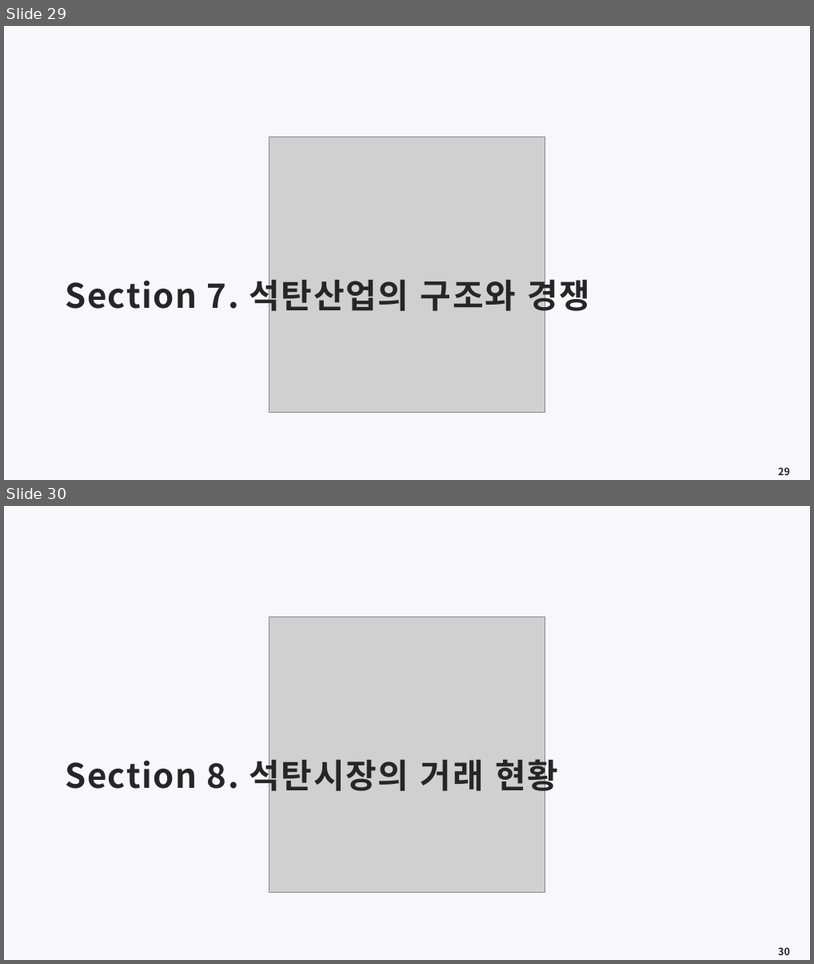
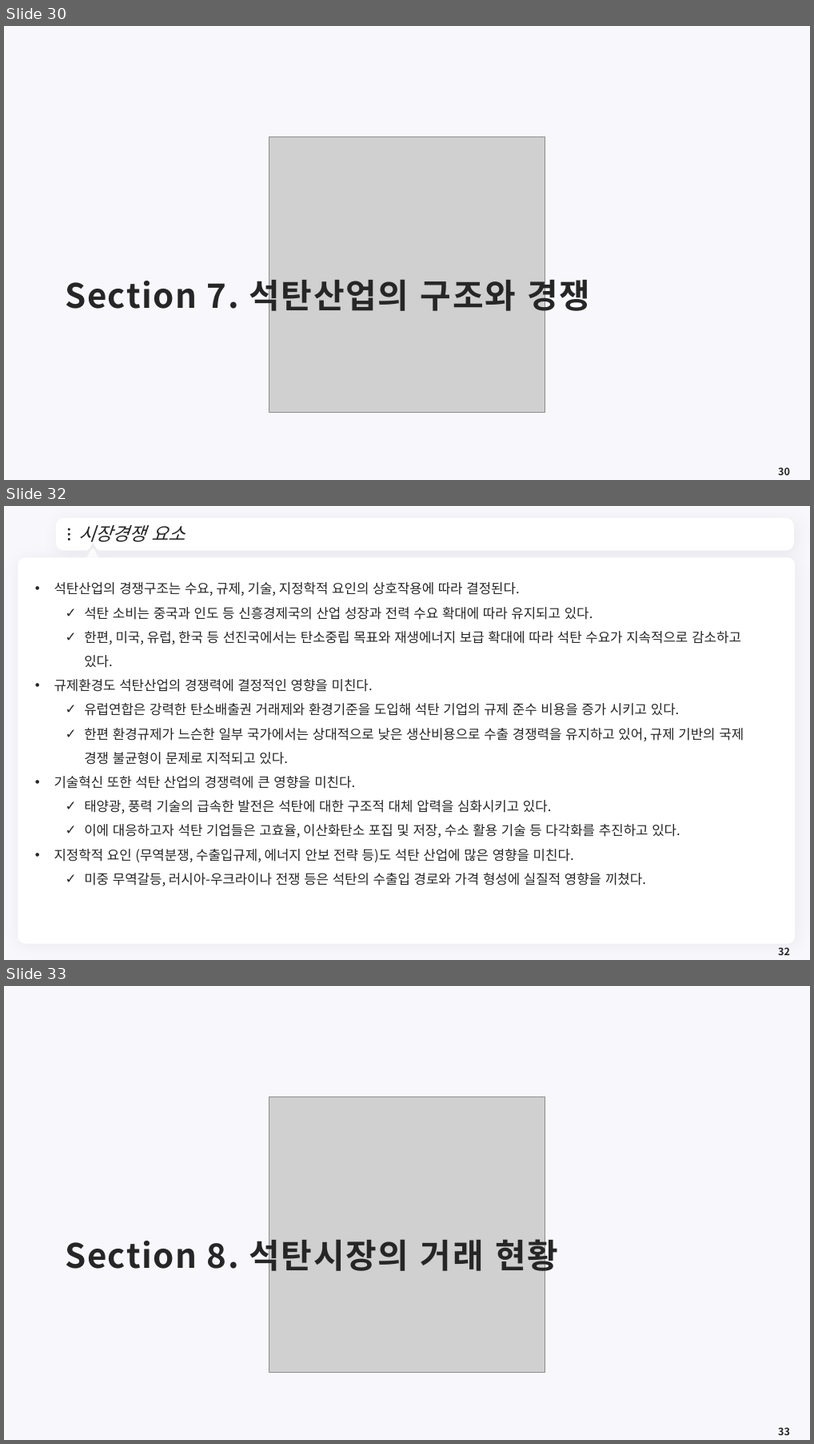
Before and after one commit to meandthey/Teaching, a slide deck: 에너지경제학/자원에너지경제학_Chapter_4 (석탄).pptx. Shown one above the other, each under a label of ours: slides 29 and 30 before the commit, slides 30, 32 and 33 after it; the slides between them are not shown. The pictures are 814x964 and 814x1444 pixels, drawn with LibreOffice and Linux fonts; fonts in the diff are those of the drawing; grey boxes stand for pictures; background and template pictures are left out. Boxes give left, top, right and bottom in pixels: in the first picture for what was removed or moved away, otherwise in the second. Text is boxed around its words. In the diff, an @@ line names an element or a change of style, - is before the commit and + after.

```diff
--- a/에너지경제학/자원에너지경제학_Chapter_4 (석탄).pptx
+++ b/에너지경제학/자원에너지경제학_Chapter_4 (석탄).pptx
@@ slide 32 added at bbox=[4, 506, 810, 960], background #F8F7FC @@
@@ freeform shape added at bbox=[59, 521, 792, 548], fill #FFFFFF, outline #FFFFFF 7.25 pt @@
@@ ellipse added at bbox=[68, 528, 70, 531], fill #262626 @@
@@ title added at bbox=[78, 525, 186, 542], 22 pt, text #262626, italic @@
+시장경쟁 요소
@@ ellipse added at bbox=[68, 533, 70, 536], fill #262626 @@
@@ ellipse added at bbox=[68, 538, 70, 540], fill #262626 @@
@@ triangle added at bbox=[86, 550, 99, 562], fill #FFFFFF, outline #FFFFFF 3.75 pt @@
@@ freeform shape added at bbox=[775, 530, 782, 540], fill #FFFFFF @@
@@ rounded rectangle added at bbox=[18, 557, 796, 944], fill #FFFFFF @@
@@ text added at bbox=[54, 582, 744, 886], 16 pt, text #262626 @@
+• 석탄산업의 경쟁구조는 수요, 규제, 기술, 지정학적 요인의 상호작용에 따라 결정된다.
+  ✓ 석탄 소비는 중국과 인도 등 신흥경제국의 산업 성장과 전력 수요 확대에 따라 유지되고 있다.
+  ✓ 한편, 미국, 유럽, 한국 등 선진국에서는 탄소중립 목표와 재생에너지 보급 확대에 따라 석탄 수요가 지속적으로 감소하고 있다.
+• 규제환경도 석탄산업의 경쟁력에 결정적인 영향을 미친다.
+  ✓ 유럽연합은 강력한 탄소배출권 거래제와 환경기준을 도입해 석탄 기업의 규제 준수 비용을 증가 시키고 있다.
+  ✓ 한편 환경규제가 느슨한 일부 국가에서는 상대적으로 낮은 생산비용으로 수출 경쟁력을 유지하고 있어, 규제 기반의 국제 경쟁 불균형이 문제로 지적되고 있다.
+• 기술혁신 또한 석탄 산업의 경쟁력에 큰 영향을 미친다.
+  ✓ 태양광, 풍력 기술의 급속한 발전은 석탄에 대한 구조적 대체 압력을 심화시키고 있다.
+  ✓ 이에 대응하고자 석탄 기업들은 고효율, 이산화탄소 포집 및 저장, 수소 활용 기술 등 다각화를 추진하고 있다.
+• 지정학적 요인 (무역분쟁, 수출입규제, 에너지 안보 전략 등)도 석탄 산업에 많은 영향을 미친다.
+  ✓ 미중 무역갈등, 러시아-우크라이나 전쟁 등은 석탄의 수출입 경로와 가격 형성에 실질적 영향을 끼쳤다.
@@ page number added at bbox=[778, 947, 790, 955], 12 pt, text #262626, bold @@
+32
@@ what was slide 29 is now slide 30 @@
@@ page number at bbox=[778, 467, 790, 475]: text changed @@
-29
+30
@@ what was slide 30 is now slide 33 @@
@@ page number at bbox=[778, 1427, 790, 1435]: text changed @@
-30
+33
```
Also in this commit, not shown: 1 slide changed, 8 other slides added, 1 other file.
